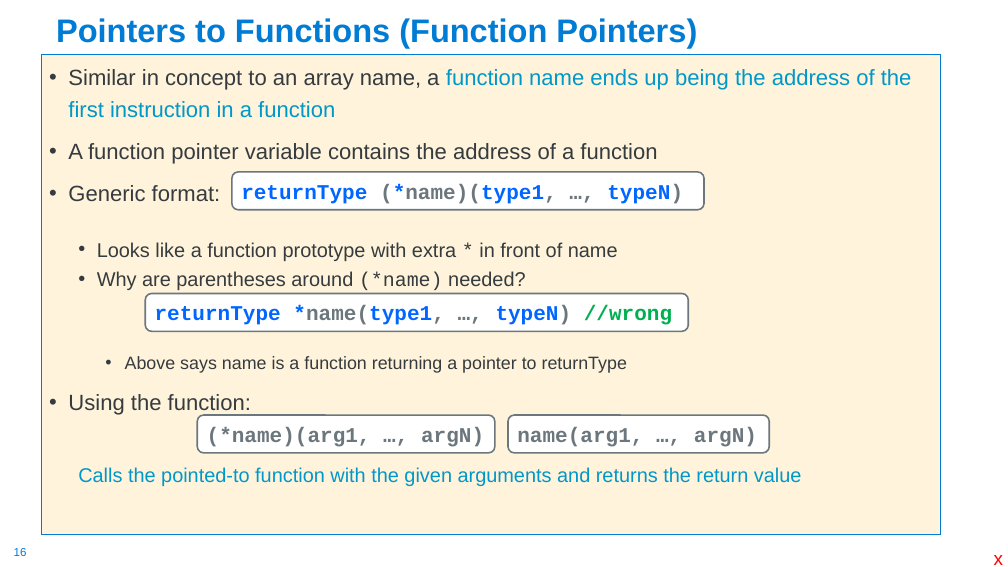
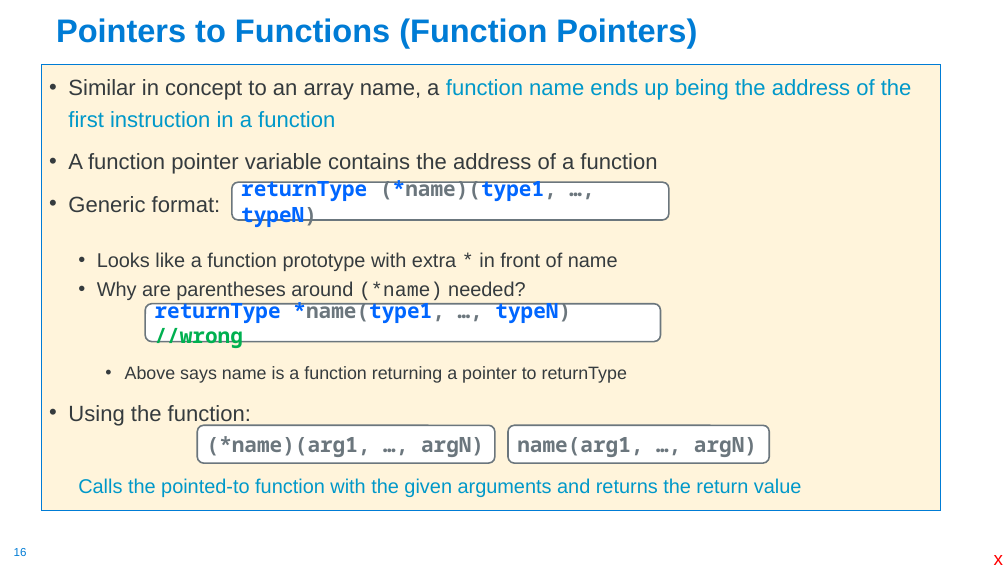
Before and after one commit to cse30-sp24/Muller-Slides, a slide deck: slide 16 of Lecture-8.pptx. Drawn at 1008x567 pixels with LibreOffice and Linux fonts; fonts in the diff are those of the drawing. Boxes give left, top, right and bottom in pixels: in the first picture for what was removed or moved away, otherwise in the second. Text is boxed around its words. In the diff, an @@ line names an element or a change of style, - is before the commit and + after.

```diff
--- a/Lecture-8.pptx
+++ b/Lecture-8.pptx
@@ text "Similar in concept to an ...": place and size @@
-text "Similar in concept to an ..." at bbox=[42, 54, 941, 535]
+text "Similar in concept to an ..." at bbox=[42, 65, 941, 511]
@@ font Courier New to Noto Sans Mono in 4 elements at bbox=[508, 426, 770, 464], bbox=[197, 426, 495, 464], bbox=[145, 304, 661, 342], bbox=[232, 182, 669, 220] @@
@@ rounded rectangle "returnType (*name)(type1, …, typeN)": place and size @@
-rounded rectangle "returnType (*name)(type1, …, typeN)" at bbox=[232, 172, 705, 209]
+rounded rectangle "returnType (*name)(type1, …, typeN)" at bbox=[232, 182, 669, 220]
@@ rounded rectangle "returnType *name(type1, …, typeN) //wrong": place and size @@
-rounded rectangle "returnType *name(type1, …, typeN) //wrong" at bbox=[145, 293, 688, 331]
+rounded rectangle "returnType *name(type1, …, typeN) //wrong" at bbox=[145, 304, 661, 342]
@@ rounded rectangle "(*name)(arg1, …, argN)": place and size @@
-rounded rectangle "(*name)(arg1, …, argN)" at bbox=[197, 415, 495, 453]
+rounded rectangle "(*name)(arg1, …, argN)" at bbox=[197, 426, 495, 464]
@@ rounded rectangle "name(arg1, …, argN)": place and size @@
-rounded rectangle "name(arg1, …, argN)" at bbox=[508, 415, 770, 453]
+rounded rectangle "name(arg1, …, argN)" at bbox=[508, 426, 770, 464]
```
Also in this commit, not shown: 15 other slides changed, 1 other file.
